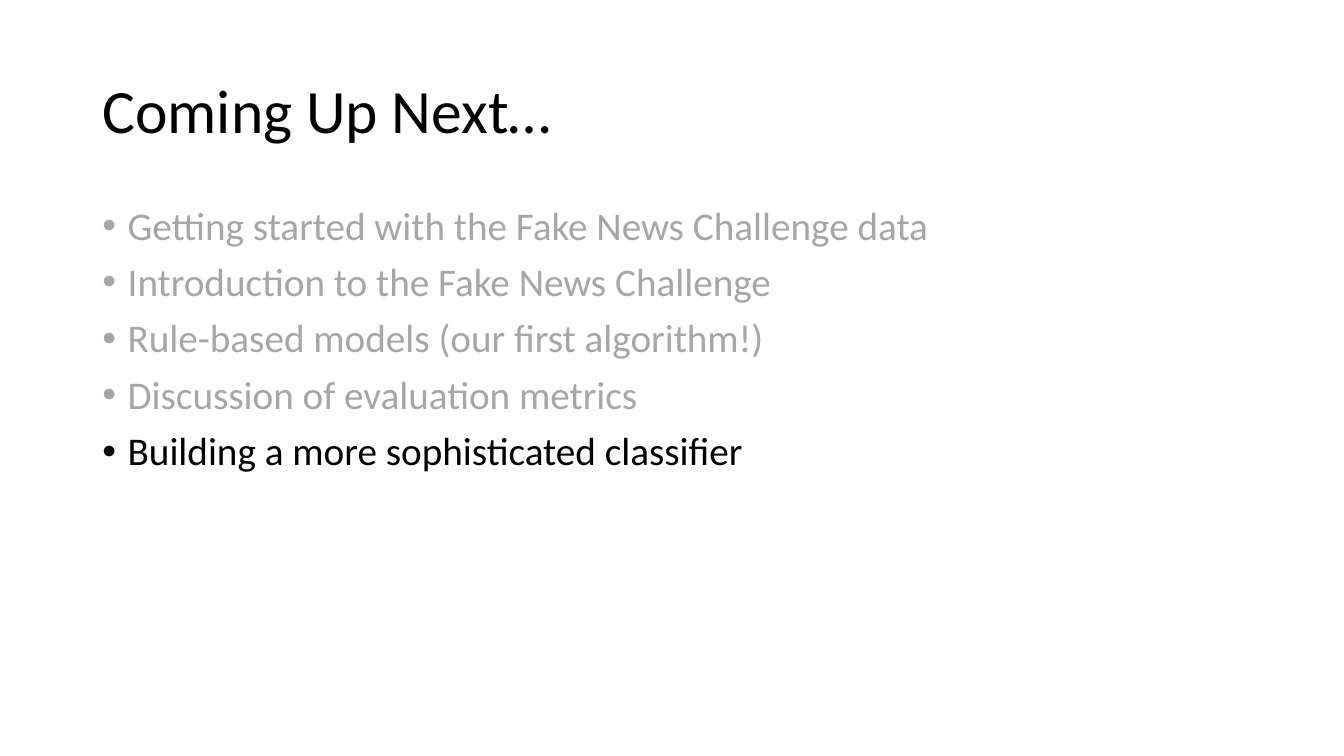
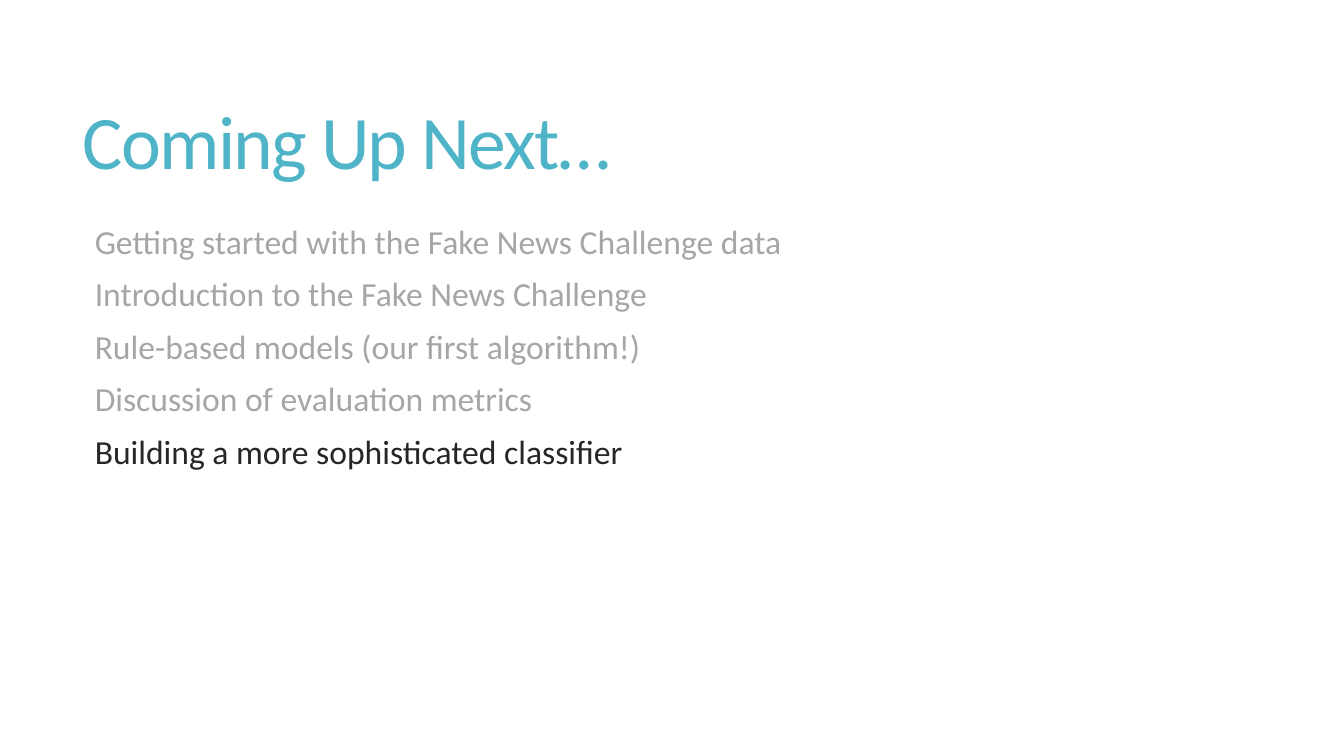
Before and after one commit to cchen23/AI4ALL_NLP, a slide deck: slide 5 of Slides/Day2_LoadingTheData.pptx. Drawn at 1344x756 pixels with LibreOffice and Linux fonts; fonts in the diff are those of the drawing. Boxes give left, top, right and bottom in pixels: in the first picture for what was removed or moved away, otherwise in the second. Text is boxed around its words. In the diff, an @@ line names an element or a change of style, - is before the commit and + after.

```diff
--- a/Slides/Day2_LoadingTheData.pptx
+++ b/Slides/Day2_LoadingTheData.pptx
@@ title "Coming Up Next…" moved from (x1=102, y1=90, x2=551, y2=144) to (x1=83, y1=117, x2=610, y2=182) @@
@@ title "Coming Up Next…" at (x1=83, y1=117, x2=610, y2=182): size 44 to 54 pt, text colour #000000 to #50B4C8, letter spacing 0 to -1.2 pt; line spacing 0.9 to 0.85 @@
@@ text "Getting started with the Fake ..." moved from (x1=128, y1=213, x2=928, y2=472) to (x1=95, y1=231, x2=781, y2=470) @@
@@ text "Getting started with the Fake ..." at (x1=95, y1=231, x2=781, y2=470): size 28 to 24 pt; text colour #000000 to #262626 in "Building a more sophisticated classifier"; bullet • to  ; line spacing 0.9 to 0.85; more space between paragraphs @@
```
Also in this commit, not shown: 12 other slides changed, 17 other files.
